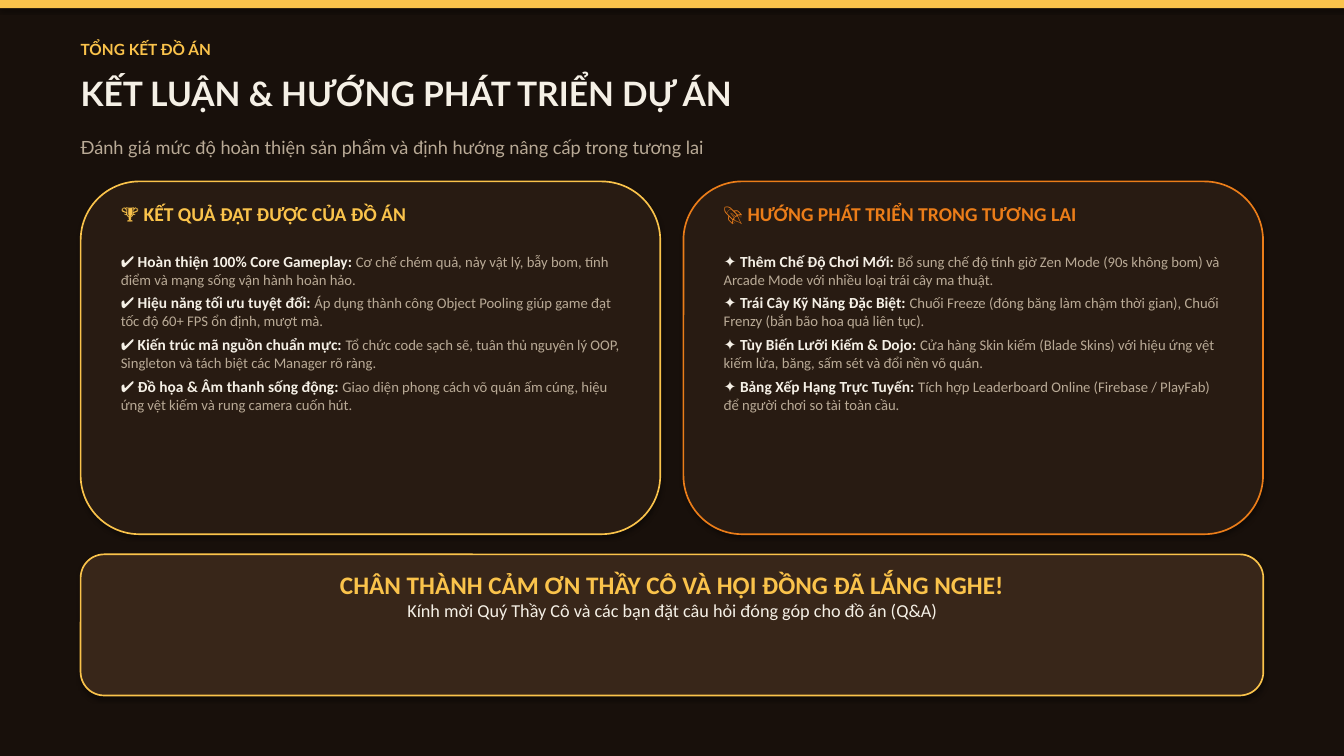
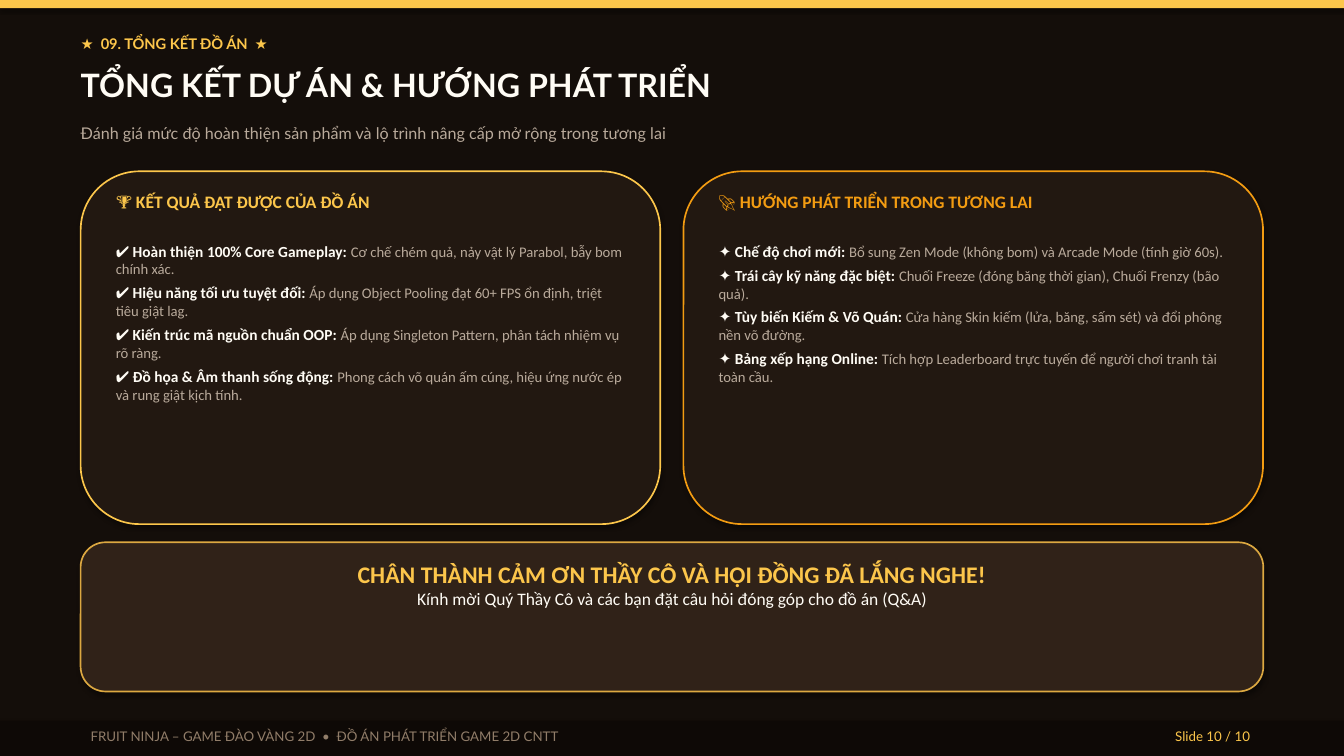
Before and after one commit to delivred/chemhoaquaunity, a slide deck: slide 10 of FRUIT_NINJA_2D_Thuyet_Trinh.pptx. Drawn at 1344x756 pixels with LibreOffice and Linux fonts; fonts in the diff are those of the drawing. Boxes give left, top, right and bottom in pixels: in the first picture for what was removed or moved away, otherwise in the second. Text is boxed around its words. In the diff, an @@ line names an element or a change of style, - is before the commit and + after.

```diff
--- a/FRUIT_NINJA_2D_Thuyet_Trinh.pptx
+++ b/FRUIT_NINJA_2D_Thuyet_Trinh.pptx
@@ rectangle at (0,0,1344,756): fill #18100B to #140E0A @@
@@ text at (101,36,247,49): text changed; size 11 to 10.5 pt; text colour #FAC34B to #FCC64B @@
-TỔNG KẾT ĐỒ ÁN
+★ 09. TỔNG KẾT ĐỒ ÁN ★
@@ text at (81,69,711,103): text changed; size 24 to 23 pt; text colour #F5F0E6 to #FFFCF5 @@
-KẾT LUẬN & HƯỚNG PHÁT TRIỂN DỰ ÁN
+TỔNG KẾT DỰ ÁN & HƯỚNG PHÁT TRIỂN
@@ text at (81,126,666,142): text changed; size 13 to 11.5 pt; text colour #B9AA96 to #B9AA9B @@
-Đánh giá mức độ hoàn thiện sản phẩm và định hướng nâng cấp trong tương lai
+Đánh giá mức độ hoàn thiện sản phẩm và lộ trình nâng cấp mở rộng trong tương lai
@@ rounded rectangle: place and size @@
-rounded rectangle at (684,181,1263,534)
+rounded rectangle at (81,171,660,524)
@@ rounded rectangle at (81,171,660,524): fill #281B12 to #221811; outline #EB7D19 1.2 pt to #FCC64B 1.2 pt @@
@@ rounded rectangle added at (684,171,1263,524), fill #221811, outline #F39C12 1.2 pt @@
@@ rounded rectangle removed at (81,181,660,534) @@
@@ text "🏆 KẾT QUẢ ĐẠT ĐƯỢC ...": place and size @@
-text "🏆 KẾT QUẢ ĐẠT ĐƯỢC ..." at (144,204,406,225)
+text "🏆 KẾT QUẢ ĐẠT ĐƯỢC ..." at (136,194,369,211)
@@ text "🏆 KẾT QUẢ ĐẠT ĐƯỢC ..." at (136,194,369,211): size 14 to 12.5 pt, text colour #FAC34B to #FCC64B @@
@@ text "🚀 HƯỚNG PHÁT TRIỂN TRONG ...": place and size @@
-text "🚀 HƯỚNG PHÁT TRIỂN TRONG ..." at (748,204,1076,221)
+text "🚀 HƯỚNG PHÁT TRIỂN TRONG ..." at (740,194,1033,208)
@@ text "🚀 HƯỚNG PHÁT TRIỂN TRONG ..." at (740,194,1033,208): size 14 to 12.5 pt, text colour #EB7D19 to #F39C12 @@
@@ text at (116,245,622,403): text changed; text colour #B9AA96 to #B9AA9B @@
-✔ Hoàn thiện 100% Core Gameplay: Cơ chế chém quả, nảy vật lý, bẫy bom, tính điểm và mạng sống vận hành hoàn hảo.
-✔ Hiệu năng tối ưu tuyệt đối: Áp dụng thành công Object Pooling giúp game đạt tốc độ 60+ FPS ổn định, mượt mà.
-✔ Kiến trúc mã nguồn chuẩn mực: Tổ chức code sạch sẽ, tuân thủ nguyên lý OOP, Singleton và tách biệt các Manager rõ ràng.
-✔ Đồ họa & Âm thanh sống động: Giao diện phong cách võ quán ấm cúng, hiệu ứng vệt kiếm và rung camera cuốn hút.
+✔ Hoàn thiện 100% Core Gameplay: Cơ chế chém quả, nảy vật lý Parabol, bẫy bom chính xác.
+✔ Hiệu năng tối ưu tuyệt đối: Áp dụng Object Pooling đạt 60+ FPS ổn định, triệt tiêu giật lag.
+✔ Kiến trúc mã nguồn chuẩn OOP: Áp dụng Singleton Pattern, phân tách nhiệm vụ rõ ràng.
+✔ Đồ họa & Âm thanh sống động: Phong cách võ quán ấm cúng, hiệu ứng nước ép và rung giật kịch tính.
@@ text at (719,245,1223,382): text changed; text colour #B9AA96 to #B9AA9B @@
-✦ Thêm Chế Độ Chơi Mới: Bổ sung chế độ tính giờ Zen Mode (90s không bom) và Arcade Mode với nhiều loại trái cây ma thuật.
-✦ Trái Cây Kỹ Năng Đặc Biệt: Chuối Freeze (đóng băng làm chậm thời gian), Chuối Frenzy (bắn bão hoa quả liên tục).
-✦ Tùy Biến Lưỡi Kiếm & Dojo: Cửa hàng Skin kiếm (Blade Skins) với hiệu ứng vệt kiếm lửa, băng, sấm sét và đổi nền võ quán.
-✦ Bảng Xếp Hạng Trực Tuyến: Tích hợp Leaderboard Online (Firebase / PlayFab) để người chơi so tài toàn cầu.
+✦ Chế độ chơi mới: Bổ sung Zen Mode (không bom) và Arcade Mode (tính giờ 60s).
+✦ Trái cây kỹ năng đặc biệt: Chuối Freeze (đóng băng thời gian), Chuối Frenzy (bão quả).
+✦ Tùy biến Kiếm & Võ Quán: Cửa hàng Skin kiếm (lửa, băng, sấm sét) và đổi phông nền võ đường.
+✦ Bảng xếp hạng Online: Tích hợp Leaderboard trực tuyến để người chơi tranh tài toàn cầu.
@@ rounded rectangle: place and size @@
-rounded rectangle at (81,555,1263,696)
+rounded rectangle at (81,542,1263,692)
@@ rounded rectangle at (81,542,1263,692): fill #382619 to #302218; outline #FAC34B 1.2 pt to #DCA841 1.2 pt @@
@@ text "CHÂN THÀNH CẢM ƠN THẦY ...": place and size @@
-text "CHÂN THÀNH CẢM ƠN THẦY ..." at (340,574,1003,620)
+text "CHÂN THÀNH CẢM ƠN THẦY ..." at (358,563,985,608)
@@ text "CHÂN THÀNH CẢM ƠN THẦY ..." at (358,563,985,608): size 18 to 17 pt, text colour #FAC34B to #FCC64B in "CHÂN THÀNH CẢM ƠN THẦY CÔ VÀ ..."; size 13 to 12.5 pt, text colour #F5F0E6 to #FFFCF5 in "Kính mời Quý Thầy Cô và các ..." @@
@@ rectangle added at (0,721,1344,756), fill #0E0906 @@
@@ text added at (91,730,559,741), 9.5 pt, text #917D69 @@
+FRUIT NINJA – GAME ĐÀO VÀNG 2D • ĐỒ ÁN PHÁT TRIỂN GAME 2D CNTT
@@ text added at (1175,731,1250,741), 9.5 pt, text #FCC64B @@
+Slide 10 / 10
```
Also in this commit, not shown: 7 other slides changed, 2 slides added, 2 slides removed, 31 other files.
